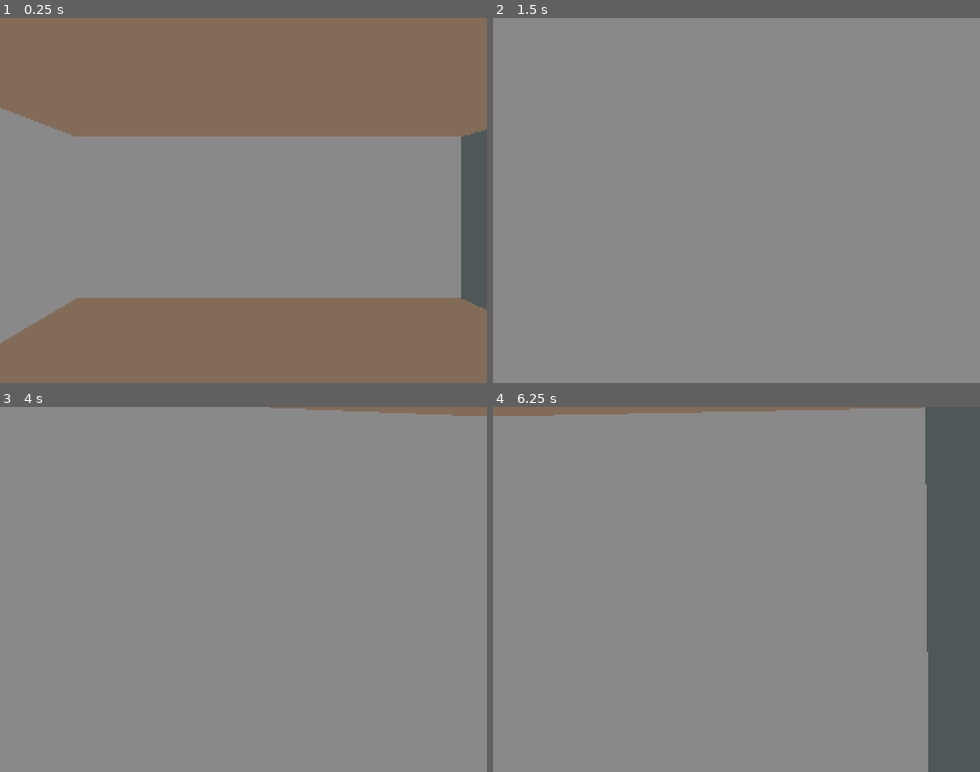
Above: before the commit, frames 1-4 (two rows, left to right).
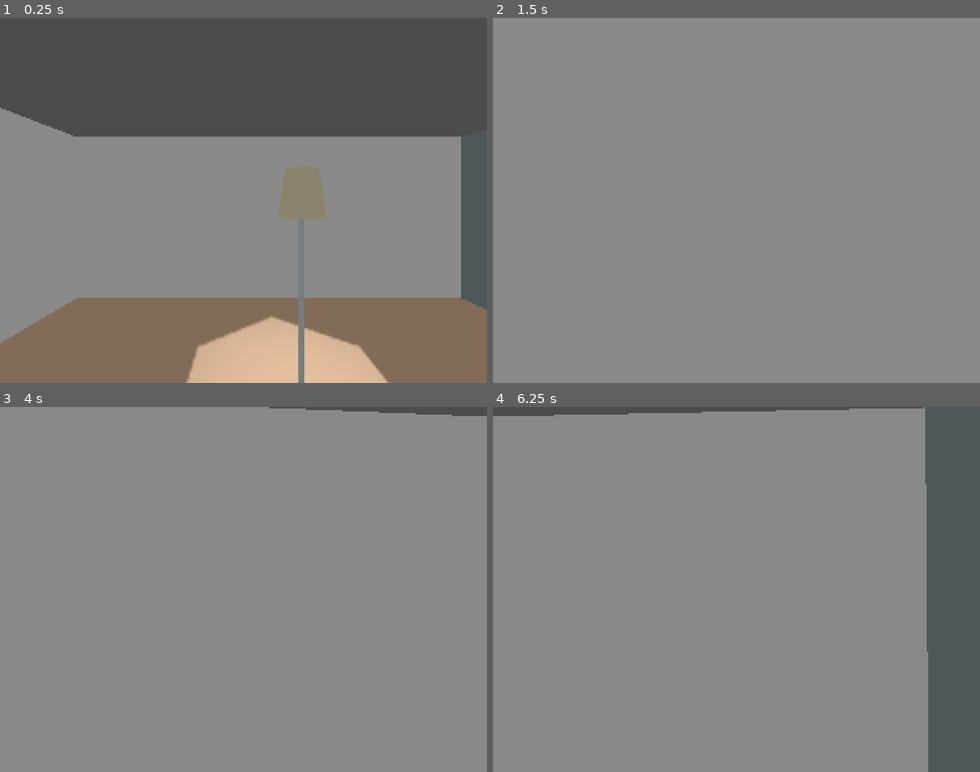
Above: after the commit, the same moments.

Repository: nuzcraft/mildly_haunted
Game: Godot game, scene res://Shed.tscn
The game is run twice, just before and just after one commit, with the same random seed, the same clock (stepped at 60 frames per second) and the same inputs.
Inputs (mouse positions are in pixels of both pictures, inside the frame that each line leads up to):
- Up to frame 1 (0.25 s): no input
- Up to frame 2 (1.5 s): tap Enter at 0.5 s; move the mouse to (760, 200) at 0.52 s; hold W (move_forward) from 0.53 s (still down); tap Space (jump) at 0.77, 1.25 s; move the mouse to (712, 200) at 1.27 s
- Up to frame 3 (4 s): keep holding W (move_forward); tap Space (jump) at 1.52, 2.75, 3.02, 3.77 s; tap Enter at 2, 3.5 s; move the mouse to (253, 582) at 2.02 s; move the mouse to (238, 596) at 2.77 s; move the mouse to (282, 593) at 3.52 s
- Up to frame 4 (6.25 s): tap Space (jump) at 4.25, 4.52, 6.02 s; move the mouse to (697, 585) at 4.27 s; move the mouse to (741, 589) at 5.02 s; move the mouse to (717, 582) at 5.77 s; release W (move_forward) at 5.78 s; hold D (move_right) from 5.78 s (still down)

The runs differ from the first frame. In frame 1, 38% of the frame differs, in the area x 0-100%, y 0-100%; in frame 2, nothing differs; in frame 3, 0.6%; in frame 4, 1.3%.

Commit message:
added lamp

Diff:
--- a/Shed.tscn
+++ b/Shed.tscn
@@ -1,6 +1,7 @@
-[gd_scene load_steps=4 format=2]
+[gd_scene load_steps=5 format=2]
 
 [ext_resource path="res://collision_models/floorFull.tscn" type="PackedScene" id=1]
+[ext_resource path="res://collision_models/lampRoundFloor.tscn" type="PackedScene" id=2]
 [ext_resource path="res://FPS.tscn" type="PackedScene" id=6]
 [ext_resource path="res://collision_models/wall.tscn" type="PackedScene" id=7]
 
@@ -26,3 +27,7 @@
 
 [node name="ceiling" parent="." instance=ExtResource( 1 )]
 transform = Transform( 3.05, 0, 0, 0, 1, 0, 0, 0, 3.05, -0.05, 1.292, 0 )
+visible = false
+
+[node name="lampRoundFloor" parent="." instance=ExtResource( 2 )]
+transform = Transform( 1, 0, 0, 0, 1, 0, 0, 0, 1, 1.434, 0.0584329, -2.21243 )
--- /dev/null
+++ b/collision_models/lampRoundFloor.tscn
@@ -0,0 +1,20 @@
+[gd_scene load_steps=3 format=2]
+
+[ext_resource path="res://models/lampRoundFloor.glb" type="PackedScene" id=1]
+
+[sub_resource type="CylinderShape" id=1]
+height = 0.84662
+radius = 0.07174
+
+[node name="lampRoundFloor" instance=ExtResource( 1 )]
+
+[node name="RigidBody" type="RigidBody" parent="lampRoundFloor(Clone)" index="0"]
+
+[node name="CollisionShape" type="CollisionShape" parent="lampRoundFloor(Clone)/RigidBody" index="0"]
+transform = Transform( 1, 0, 0, 0, 1, 0, 0, 0, 1, 0.0573819, 0.423331, -0.0559983 )
+shape = SubResource( 1 )
+
+[node name="OmniLight" type="OmniLight" parent="lampRoundFloor(Clone)" index="1"]
+transform = Transform( 1, 0, 0, 0, 1, 0, 0, 0, 1, 0.063219, 0.752855, -0.0578619 )
+shadow_enabled = true
+omni_range = 2.0
